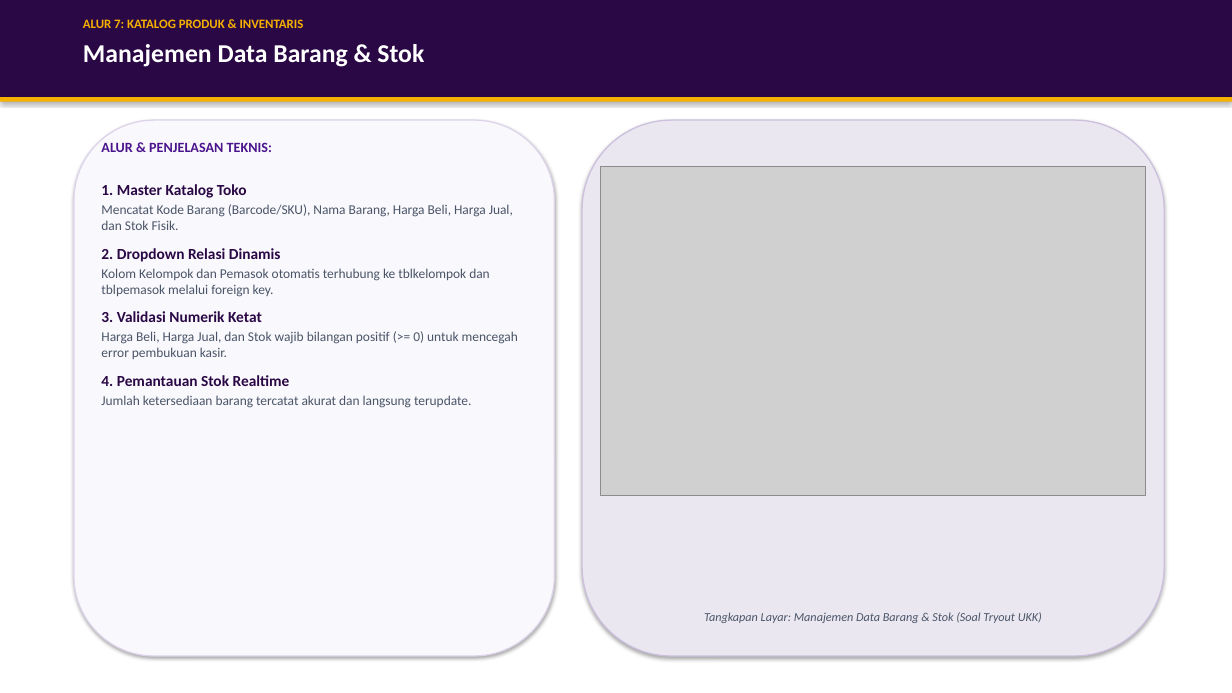
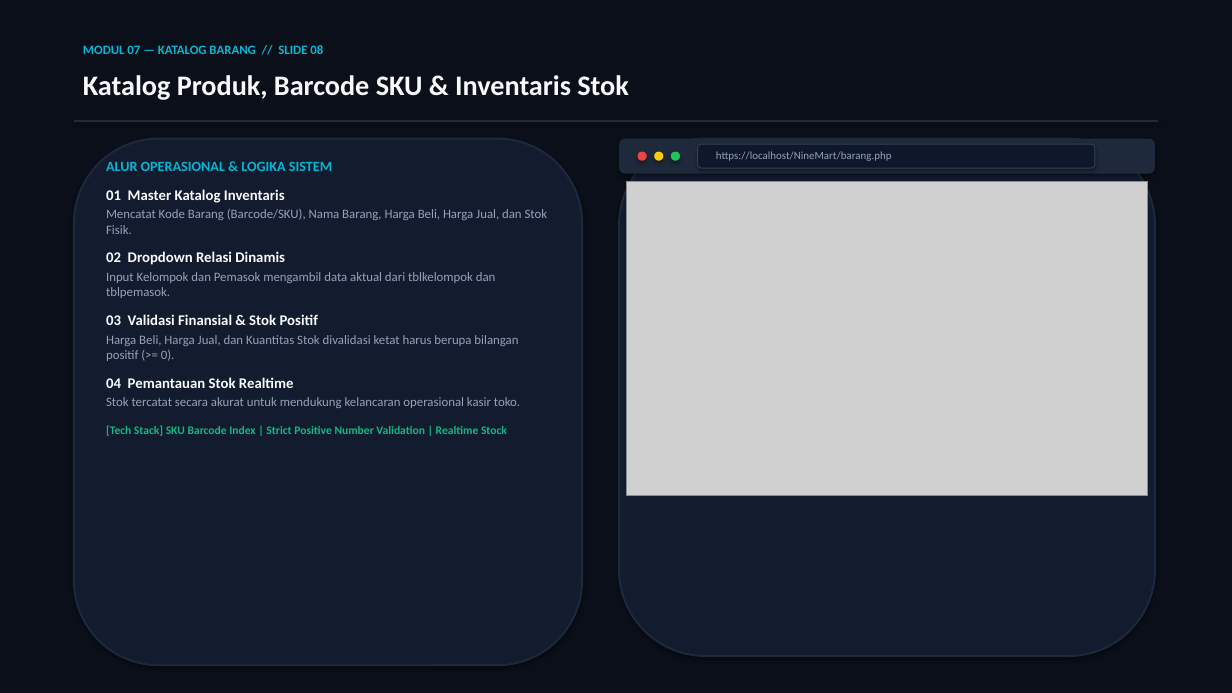
Before and after one commit to SabilMurti/BelajarUKK, a slide deck: slide 8 of NineMart/dokumen/PRESENTASI_NINEMART_CANVA.pptx. Drawn at 1232x693 pixels with LibreOffice and Linux fonts; fonts in the diff are those of the drawing; grey boxes stand for pictures. Boxes give left, top, right and bottom in pixels: in the first picture for what was removed or moved away, otherwise in the second. Text is boxed around its words. In the diff, an @@ line names an element or a change of style, - is before the commit and + after.

Commit message:
style: buat ulang pptx dark-tech executive dan update link canva baru

```diff
--- a/NineMart/dokumen/PRESENTASI_NINEMART_CANVA.pptx
+++ b/NineMart/dokumen/PRESENTASI_NINEMART_CANVA.pptx
@@ rectangle: place and size @@
-rectangle at <box>0,0,1232,97</box>
+rectangle at <box>0,0,1232,693</box>
@@ rectangle at <box>0,0,1232,693</box>: fill #2A0845 to #0B0F19 @@
@@ text removed at <box>83,44,424,67</box> @@
-Manajemen Data Barang & Stok
@@ text added at <box>83,45,323,54</box>, 10 pt, text #06B6D4, bold @@
+MODUL 07 — KATALOG BARANG // SLIDE 08
@@ text at <box>83,75,628,100</box>: text changed; size 10 to 22 pt; text colour #F5B000 to #F8FAFC @@
-ALUR 7: KATALOG PRODUK & INVENTARIS
+Katalog Produk, Barcode SKU & Inventaris Stok
@@ rounded rectangle: place and size @@
-rounded rectangle at <box>74,120,555,656</box>
+rounded rectangle at <box>74,139,582,665</box>
@@ rounded rectangle at <box>74,139,582,665</box>: fill #F9F8FC to #131B2E; outline #DDD4EB 1 pt to #1E293B 1.5 pt @@
@@ rectangle: place and size @@
-rectangle at <box>0,97,1232,102</box>
+rectangle at <box>74,120,1158,122</box>
@@ rectangle at <box>74,120,1158,122</box>: fill #F5B000 to #1E293B @@
@@ text removed at <box>101,142,272,152</box> @@
-ALUR & PENJELASAN TEKNIS:
@@ rounded rectangle: place and size @@
-rounded rectangle at <box>582,120,1165,656</box>
+rounded rectangle at <box>619,139,1155,656</box>
@@ rounded rectangle at <box>619,139,1155,656</box>: fill #EAE7F0 to #131B2E; outline #CCC0DE 1 pt to #1E293B 1.5 pt @@
@@ rounded rectangle added at <box>619,139,1155,174</box>, fill #1E293B @@
@@ rounded rectangle added at <box>698,144,1095,168</box>, fill #0F172A, outline #334155 0.75 pt @@
@@ text "ALUR OPERASIONAL & LOGIKA SISTEM": place and size @@
-text "ALUR OPERASIONAL & LOGIKA SISTEM" at <box>101,184,518,408</box>
+text "ALUR OPERASIONAL & LOGIKA SISTEM" at <box>106,162,548,436</box>
@@ text at <box>106,162,332,203</box>: text changed; size 12 to 11 pt; text colour #2A0845 to #06B6D4 @@
-1. Master Katalog Toko
+ALUR OPERASIONAL & LOGIKA SISTEM
+01 Master Katalog Inventaris
@@ ellipse added at <box>638,152,647,161</box>, fill #EF4444 @@
@@ ellipse added at <box>654,152,664,161</box>, fill #FACC15 @@
@@ ellipse added at <box>671,152,680,161</box>, fill #22C55E @@
@@ text added at <box>716,151,892,161</box>, 8.5 pt, text #94A3B8 @@
+https://localhost/NineMart/barang.php
@@ text at <box>106,209,548,234</box>: size 10.5 to 10 pt, text colour #4A5568 to #94A3B8 in "Mencatat Kode Barang (Barcode/SKU), Nama Barang, Harga ..." @@
@@ picture: place and size @@
-picture at <box>601,166,1146,495</box>
+picture at <box>627,181,1148,495</box>
@@ text at <box>106,251,520,436</box>: text changed; size 10.5 to 10 pt; text colour #4A5568 to #94A3B8 @@
-2. Dropdown Relasi Dinamis
-Kolom Kelompok dan Pemasok otomatis terhubung ke tblkelompok dan tblpemasok melalui foreign key.
-3. Validasi Numerik Ketat
-Harga Beli, Harga Jual, dan Stok wajib bilangan positif (>= 0) untuk mencegah error pembukuan kasir.
-4. Pemantauan Stok Realtime
-Jumlah ketersediaan barang tercatat akurat dan langsung terupdate.
+02 Dropdown Relasi Dinamis
+Input Kelompok dan Pemasok mengambil data aktual dari tblkelompok dan tblpemasok.
+03 Validasi Finansial & Stok Positif
+Harga Beli, Harga Jual, dan Kuantitas Stok divalidasi ketat harus berupa bilangan positif (>= 0).
+04 Pemantauan Stok Realtime
+Stok tercatat secara akurat untuk mendukung kelancaran operasional kasir toko.
+[Tech Stack] SKU Barcode Index | Strict Positive Number Validation | Realtime Stock
@@ text removed at <box>704,612,1042,623</box> @@
-Tangkapan Layar: Manajemen Data Barang & Stok (Soal Tryout UKK)
```
Also in this commit, not shown: 4 other slides changed, 5 slides added, 5 slides removed, 1 other file.
